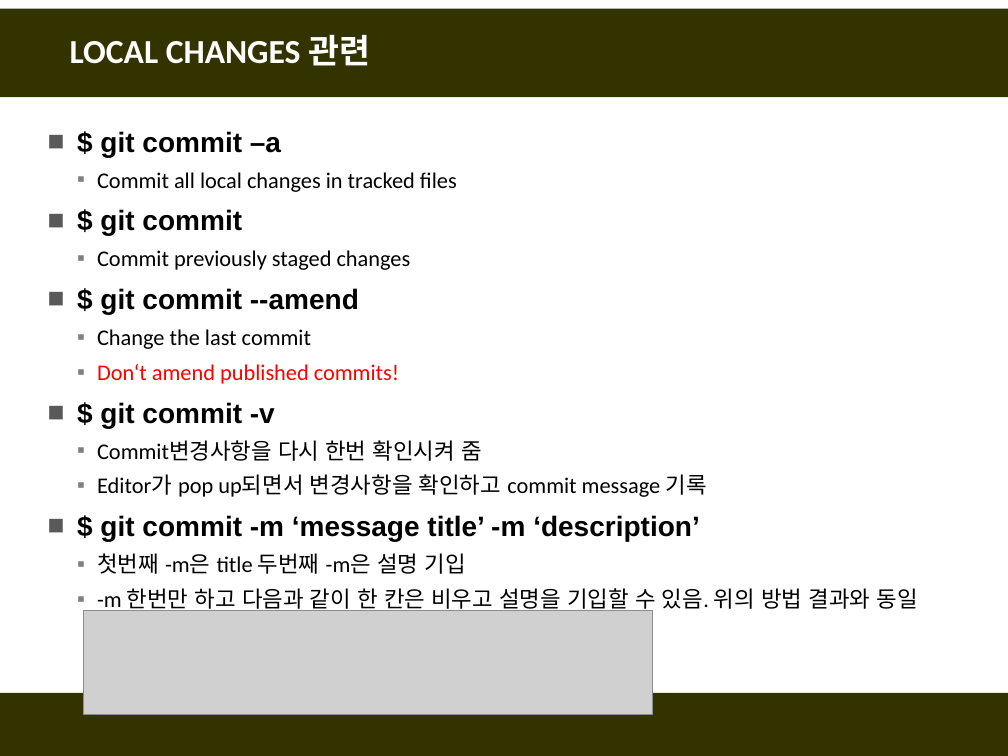
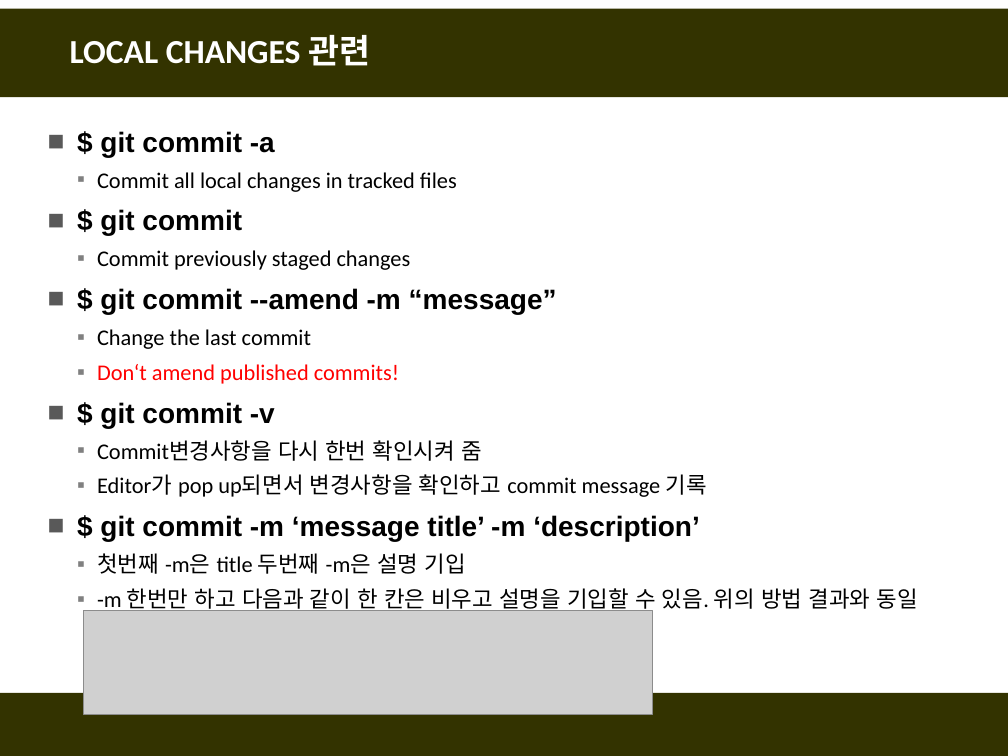
Before and after one commit to fasthill/github-lecture, a slide deck: slide 5 of git및github첫걸음11-명령어모음.pptx. Drawn at 1008x756 pixels with LibreOffice and Linux fonts; fonts in the diff are those of the drawing; grey boxes stand for pictures. Boxes give left, top, right and bottom in pixels: in the first picture for what was removed or moved away, otherwise in the second. Text is boxed around its words. In the diff, an @@ line names an element or a change of style, - is before the commit and + after.

```diff
--- a/git및github첫걸음11-명령어모음.pptx
+++ b/git및github첫걸음11-명령어모음.pptx
@@ text at (100,131,275,157): text changed @@
-■ $ git commit –a
+■ $ git commit -a
@@ text at (100,288,557,314): text changed @@
-■ $ git commit --amend
+■ $ git commit --amend -m “message”
```
Also in this commit, not shown: 4 other slides changed.
